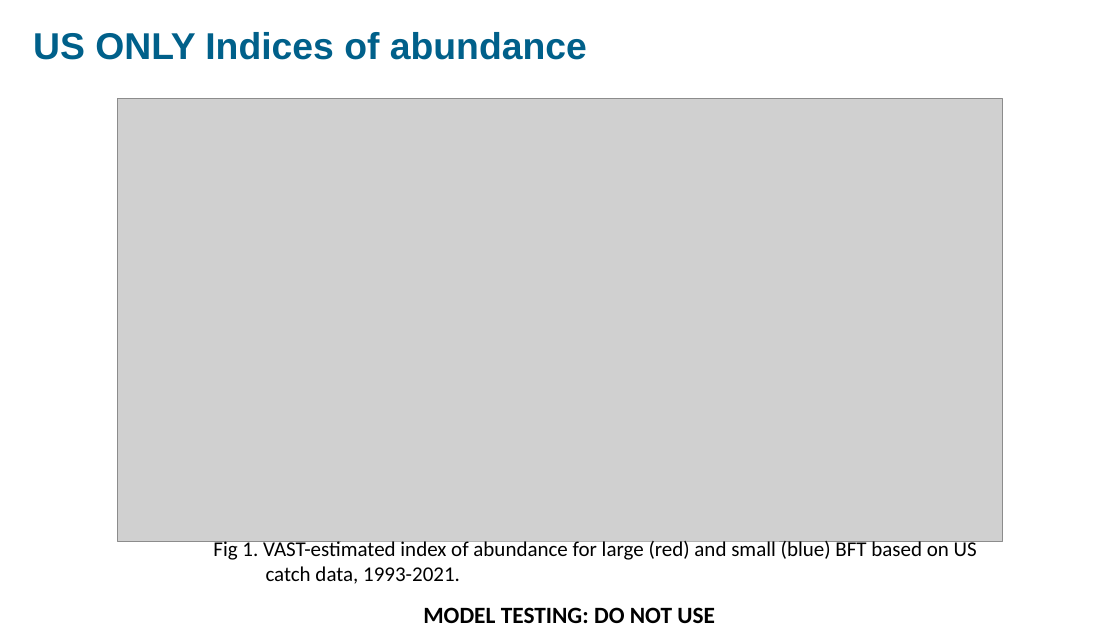
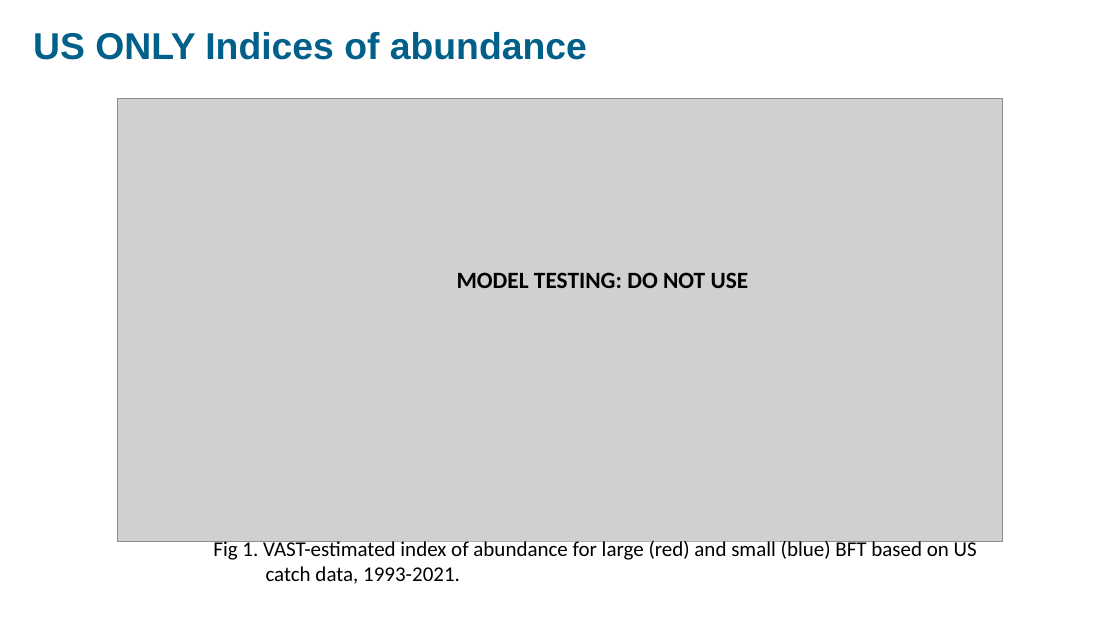
Before and after one commit to Northeast-Climate-Integrated-Modeling/Atlantic-Bluefin-Tuna-Climate-Informed-Stock-Assessment, a slide deck: slide 23 of Presentations/Project_Meeting_11292023.pptx. Drawn at 1120x630 pixels with LibreOffice and Linux fonts; fonts in the diff are those of the drawing; grey boxes stand for pictures; background and template pictures are left out. Boxes give left, top, right and bottom in pixels: in the first picture for what was removed or moved away, otherwise in the second. Text is boxed around its words. In the diff, an @@ line names an element or a change of style, - is before the commit and + after.

```diff
--- a/Presentations/Project_Meeting_11292023.pptx
+++ b/Presentations/Project_Meeting_11292023.pptx
@@ text "MODEL TESTING: DO NOT USE": place and size @@
-text "MODEL TESTING: DO NOT USE" at box(423, 607, 715, 623)
+text "MODEL TESTING: DO NOT USE" at box(457, 272, 749, 288)
```
Also in this commit, not shown: 2 other slides changed.
